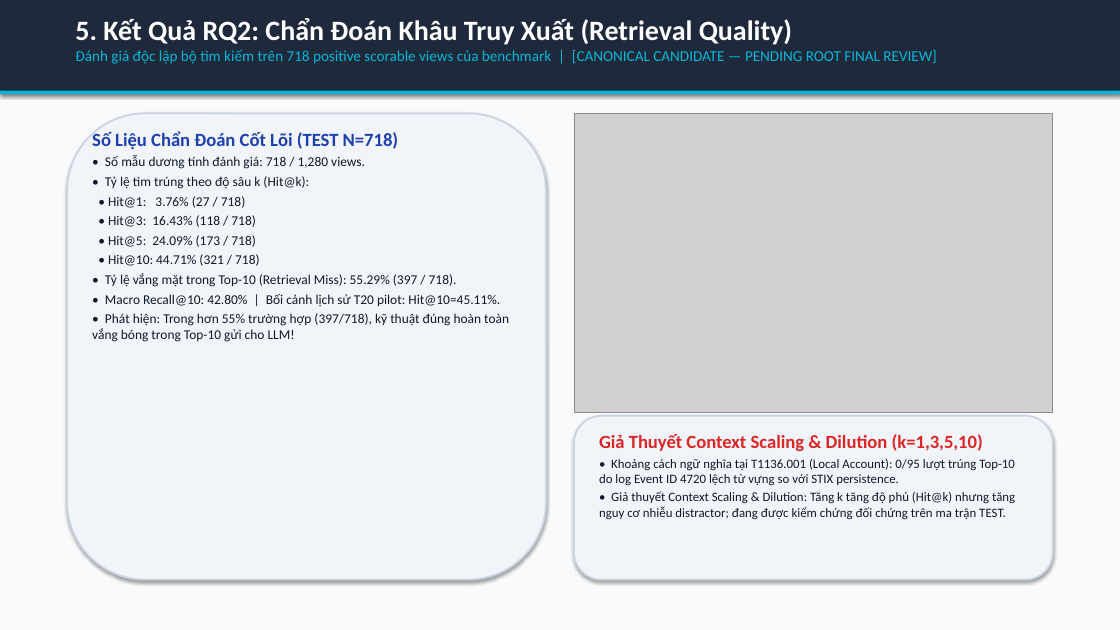
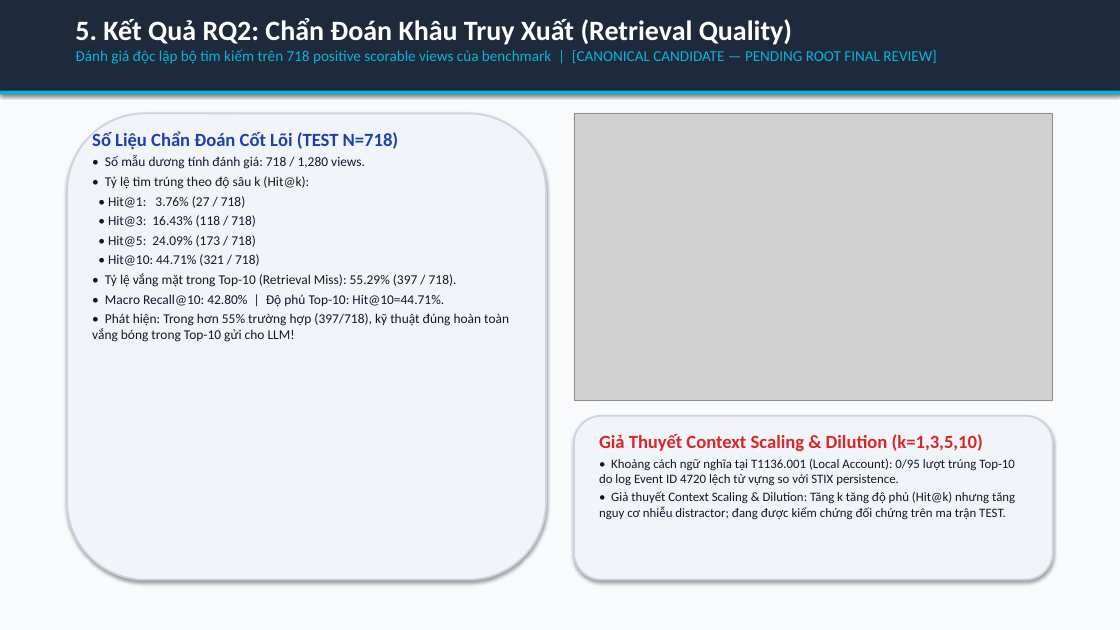
Before and after one commit to habachcp6/RAG2ATTCK, a slide deck: slide 6 of docs/presentation/slides.pptx. Drawn at 1120x630 pixels with LibreOffice and Linux fonts; fonts in the diff are those of the drawing; grey boxes stand for pictures. Boxes give left, top, right and bottom in pixels: in the first picture for what was removed or moved away, otherwise in the second. Text is boxed around its words. In the diff, an @@ line names an element or a change of style, - is before the commit and + after.

```diff
--- a/docs/presentation/slides.pptx
+++ b/docs/presentation/slides.pptx
@@ picture: place and size @@
-picture at <box>574,113,1053,413</box>
+picture at <box>574,113,1053,401</box>
@@ text at <box>105,294,444,307</box>: text changed @@
-• Macro Recall@10: 42.80% | Bối cảnh lịch sử T20 pilot: Hit@10=45.11%.
+• Macro Recall@10: 42.80% | Độ phủ Top-10: Hit@10=44.71%.
```
Also in this commit, not shown: 3 other slides changed, 10 other files.
